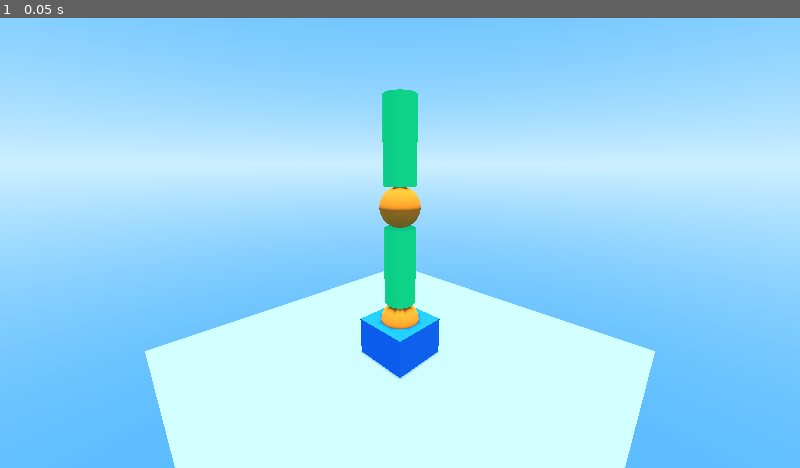
Above: before the commit, frame 1.
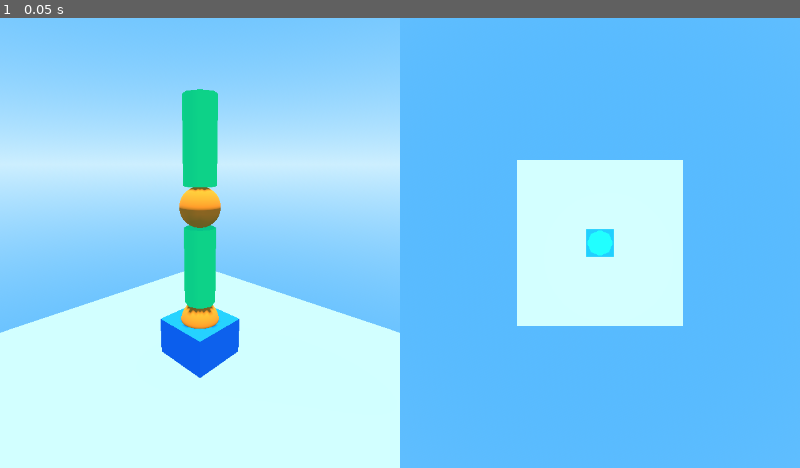
Above: after the commit, the same moment.

Repository: hen251323-wq/RobotArm
Game: Godot game, scene res://main.tscn
The game is run twice, just before and just after one commit, with the same random seed, the same clock (stepped at 60 frames per second) and the same inputs.
Inputs:
- Up to frame 1 (0.05 s): no input

The runs differ from the first frame. In frame 1, 57% of the frame differs, in the area x 0-100%, y 0-100%.

Commit message:
Add camera mechanics

Diff:
--- a/robot-arm/main.tscn
+++ b/robot-arm/main.tscn
@@ -1,6 +1,7 @@
 [gd_scene format=3 uid="uid://bjbtyrw4th3g0"]
 
 [ext_resource type="Script" uid="uid://bfocfmlub5d00" path="res://robot_arm.gd" id="1_ig7tw"]
+[ext_resource type="Script" uid="uid://rf2xcq3ed3sp" path="res://robot_camera.gd" id="2_0xm2m"]
 
 [sub_resource type="PlaneMesh" id="PlaneMesh_ig7tw"]
 size = Vector2(5, 5)
@@ -62,11 +63,54 @@
 [node name="WorldEnvironment" type="WorldEnvironment" parent="." unique_id=1435236759]
 environment = SubResource("Environment_h2yge")
 
-[node name="RobotBase" type="MeshInstance3D" parent="." unique_id=1242226897]
+[node name="Viewports" type="Control" parent="." unique_id=694310687]
+clip_contents = true
+layout_direction = 1
+layout_mode = 3
+anchors_preset = 15
+anchor_right = 1.0
+anchor_bottom = 1.0
+grow_horizontal = 2
+grow_vertical = 2
+size_flags_horizontal = 3
+size_flags_vertical = 3
+
+[node name="LeftViewport" type="SubViewportContainer" parent="Viewports" unique_id=729847273]
+layout_mode = 1
+anchors_preset = -1
+anchor_right = 0.5
+anchor_bottom = 1.0
+grow_vertical = 2
+stretch = true
+
+[node name="SubViewport" type="SubViewport" parent="Viewports/LeftViewport" unique_id=949650016]
+handle_input_locally = false
+size = Vector2i(640, 720)
+render_target_update_mode = 4
+
+[node name="Camera" type="Camera3D" parent="Viewports/LeftViewport/SubViewport" unique_id=542106912]
+transform = Transform3D(0.7071068, -0.1830127, 0.6830127, 0, 0.9659259, 0.25881904, -0.7071068, -0.1830127, 0.6830127, 2.5, 2.5, 2.5)
+current = true
+
+[node name="RightViewport" type="SubViewportContainer" parent="Viewports" unique_id=838537883]
+layout_mode = 1
+anchors_preset = -1
+anchor_left = 0.5
+anchor_right = 1.0
+anchor_bottom = 1.0
+grow_vertical = 0
+stretch = true
+
+[node name="SubViewport" type="SubViewport" parent="Viewports/RightViewport" unique_id=1859262976]
+handle_input_locally = false
+size = Vector2i(640, 720)
+render_target_update_mode = 4
+
+[node name="RobotBase" type="MeshInstance3D" parent="Viewports/RightViewport/SubViewport" unique_id=1242226897]
 transform = Transform3D(1, 0, 0, 0, 1, 0, 0, 0, 1, 0, 0.25, 0)
 mesh = SubResource("BoxMesh_ig7tw")
 
-[node name="RobotBaseArmUpper" type="MeshInstance3D" parent="RobotBase" unique_id=180812978]
+[node name="RobotBaseArmUpper" type="MeshInstance3D" parent="Viewports/RightViewport/SubViewport/RobotBase" unique_id=180812978]
 transform = Transform3D(1, 0, 0, 0, 1, 0, 0, 0, 1, 0, 0.25, 0)
 mesh = SubResource("SphereMesh_h2yge")
 script = ExtResource("1_ig7tw")
@@ -74,12 +118,12 @@
 max_angle_x_degrees = 50.0
 min_angle_x_degrees = -50.0
 
-[node name="RobotArmUpper" type="MeshInstance3D" parent="RobotBase/RobotBaseArmUpper" unique_id=29104094]
+[node name="RobotArmUpper" type="MeshInstance3D" parent="Viewports/RightViewport/SubViewport/RobotBase/RobotBaseArmUpper" unique_id=29104094]
 transform = Transform3D(1, 0, 0, 0, 1, 0, 0, 0, 1, 0, 0.75, 0)
 rotation_edit_mode = 1
 mesh = SubResource("CylinderMesh_lquwl")
 
-[node name="RobotBaseArmLower" type="MeshInstance3D" parent="RobotBase/RobotBaseArmUpper/RobotArmUpper" unique_id=1045816004]
+[node name="RobotBaseArmLower" type="MeshInstance3D" parent="Viewports/RightViewport/SubViewport/RobotBase/RobotBaseArmUpper/RobotArmUpper" unique_id=1045816004]
 transform = Transform3D(1, 0, 0, 0, 1, 0, 0, 0, 1, 0, 0.75, 0)
 mesh = SubResource("SphereMesh_h2yge")
 script = ExtResource("1_ig7tw")
@@ -87,14 +131,16 @@
 max_angle_x_degrees = 100.0
 min_angle_x_degrees = -100.0
 
-[node name="RobotArmLower" type="MeshInstance3D" parent="RobotBase/RobotBaseArmUpper/RobotArmUpper/RobotBaseArmLower" unique_id=1294392085]
+[node name="RobotArmLower" type="MeshInstance3D" parent="Viewports/RightViewport/SubViewport/RobotBase/RobotBaseArmUpper/RobotArmUpper/RobotBaseArmLower" unique_id=1294392085]
 transform = Transform3D(1, 0, 0, 0, 1, 0, 0, 0, 1, 0, 0.75, 0)
 rotation_edit_mode = 1
 mesh = SubResource("CylinderMesh_lquwl")
 
-[node name="Sun" type="DirectionalLight3D" parent="RobotBase/RobotBaseArmUpper/RobotArmUpper/RobotBaseArmLower/RobotArmLower" unique_id=593904353]
+[node name="Sun" type="DirectionalLight3D" parent="Viewports/RightViewport/SubViewport/RobotBase/RobotBaseArmUpper/RobotArmUpper/RobotBaseArmLower/RobotArmLower" unique_id=593904353]
 transform = Transform3D(1, 0, 0, 0, -4.371139e-08, 1, 0, -1, -4.371139e-08, 0, -2, 0)
 shadow_enabled = true
 
-[node name="Camera3D" type="Camera3D" parent="." unique_id=542106912]
-transform = Transform3D(0.7071067, -0.18301268, 0.6830126, 0, 0.96592575, 0.258819, -0.7071067, -0.18301268, 0.6830126, 2.5, 2.5, 2.5)
+[node name="Camera" type="Camera3D" parent="Viewports/RightViewport/SubViewport/RobotBase/RobotBaseArmUpper/RobotArmUpper/RobotBaseArmLower/RobotArmLower" unique_id=487428492]
+transform = Transform3D(1, 0, 0, 0, -4.371139e-08, 1, 0, -1, -4.371139e-08, 0, 4, 0)
+fov = 90.0
+script = ExtResource("2_0xm2m")
--- a/robot-arm/project.godot
+++ b/robot-arm/project.godot
@@ -67,6 +67,11 @@
 "events": [Object(InputEventKey,"resource_local_to_scene":false,"resource_name":"","device":-1,"window_id":0,"alt_press …(195 unchanged characters)…
 ]
 }
+camera_lock={
+"deadzone": 0.2,
+"events": [Object(InputEventKey,"resource_local_to_scene":false,"resource_name":"","device":-1,"window_id":0,"alt_pressed":false,"shift_pressed":false,"ctrl_pressed":false,"meta_pressed":false,"pressed":false,"keycode":0,"physical_keycode":32,"key_label":0,"unicode":32,"location":0,"echo":false,"script":null)
+]
+}
 
 [physics]
 
--- /dev/null
+++ b/robot-arm/robot_camera.gd
@@ -0,0 +1,6 @@
+extends Camera3D
+
+func _unhandled_input(event: InputEvent) -> void:
+
+	if (event.is_action_pressed("camera_lock")):
+		top_level = not top_level
Not shown, added: robot-arm/robot_camera.gd.uid
Not shown, changed: docs/index.html
Not shown, changed: docs/index.pck
